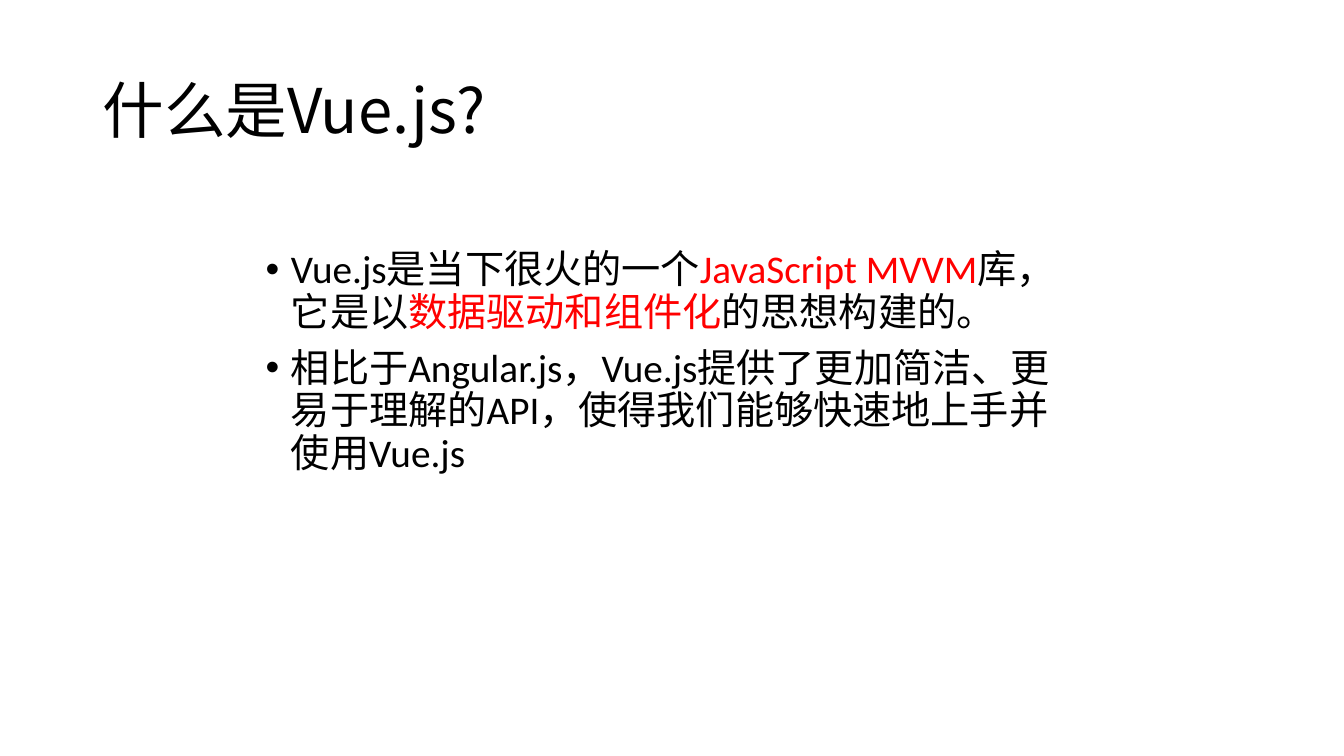
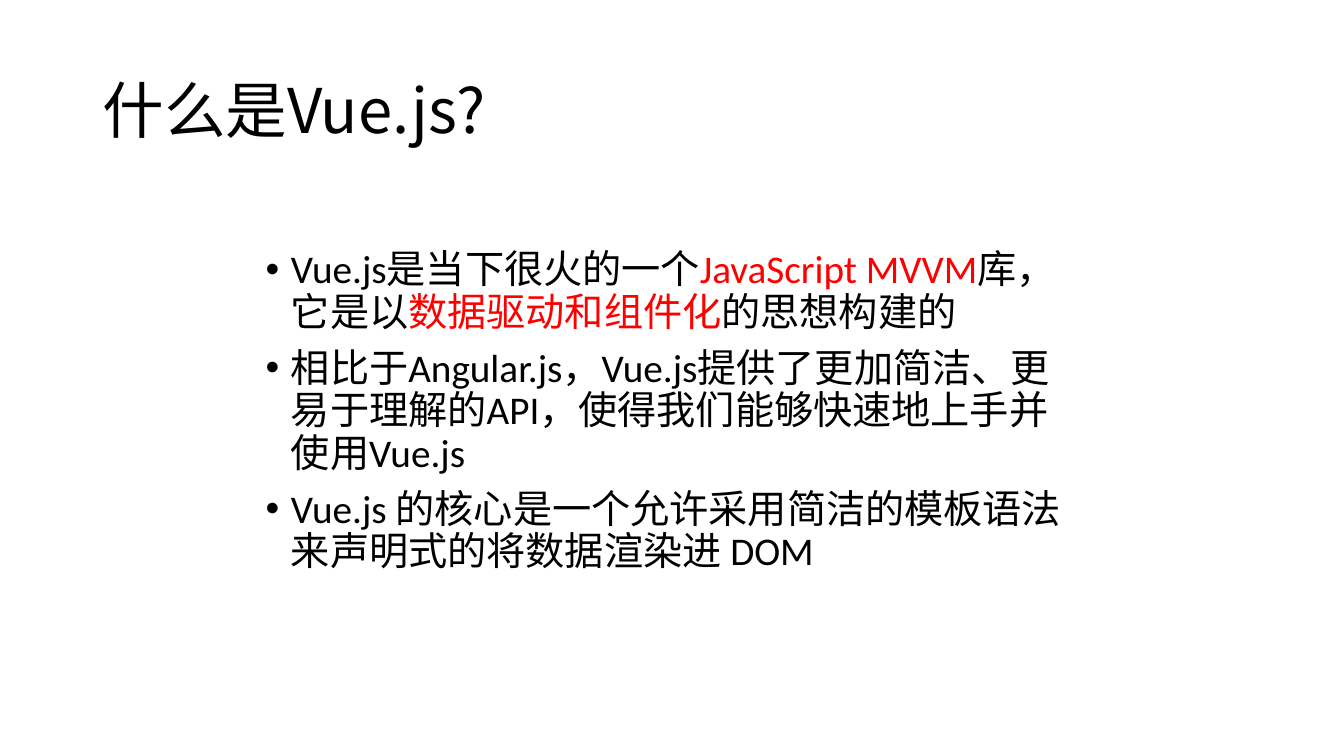
Before and after one commit to YSMJ1994/study, a slide deck: slide 2 of study_Vue/学习Vue.pptx. Drawn at 1344x756 pixels with LibreOffice and Linux fonts; fonts in the diff are those of the drawing. Boxes give left, top, right and bottom in pixels: in the first picture for what was removed or moved away, otherwise in the second. Text is boxed around its words. In the diff, an @@ line names an element or a change of style, - is before the commit and + after.

```diff
--- a/study_Vue/学习Vue.pptx
+++ b/study_Vue/学习Vue.pptx
@@ text at [291, 250, 1056, 330]: text changed @@
-• Vue.js是当下很火的一个JavaScript MVVM库，它是以数据驱动和组件化的思想构建的。
+• Vue.js是当下很火的一个JavaScript MVVM库，它是以数据驱动和组件化的思想构建的
@@ text at [291, 490, 1061, 569]: paragraph added @@
+• Vue.js 的核心是一个允许采用简洁的模板语法来声明式的将数据渲染进 DOM
```
Also in this commit, not shown: 1 other slide changed, 14 slides added, 9 other files.
